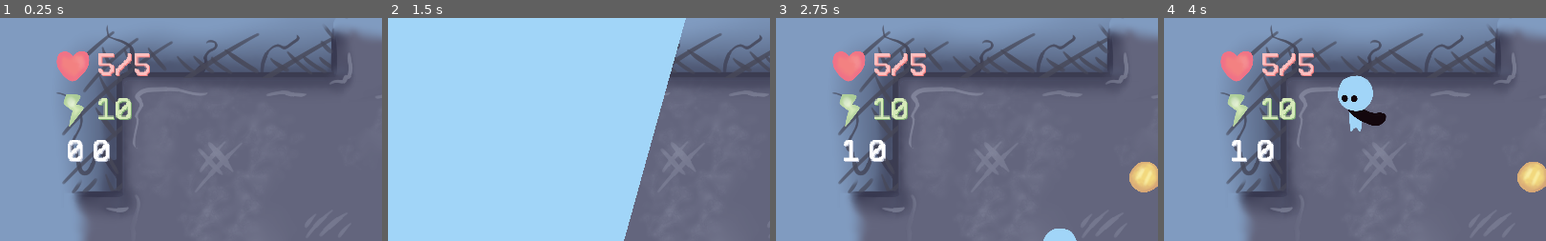
Above: before the commit, frames 1-4 (left to right).
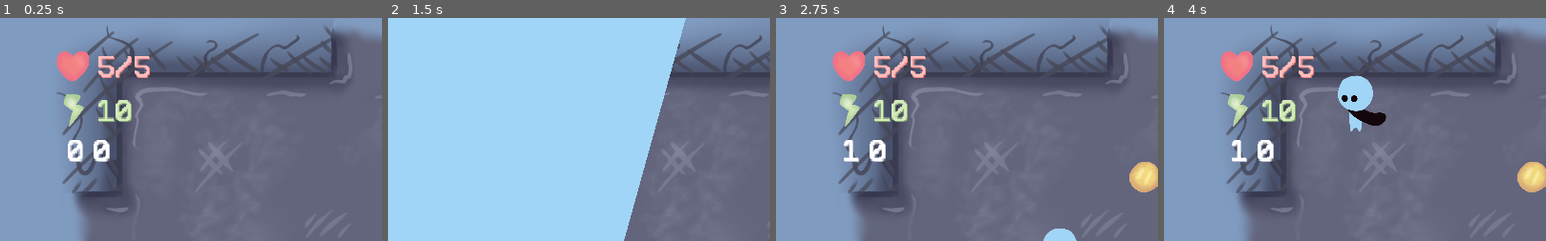
Above: after the commit, the same moments.

Repository: bucketfish/box-arena
Game: Godot game, scene res://base.tscn
Same seed, same stepped clock (60 frames per second), same inputs: the game is played once before the commit and once after it.
Inputs:
- Up to frame 1 (0.25 s): no input
- Up to frame 2 (1.5 s): hold Right (right) 0.53-1.28 s; tap X (attack) at 0.6, 1.35 s; hold Down (down) from 1.28 s (still down)
- Up to frame 3 (2.75 s): tap Enter at 2 s; release Down (down) at 2.03 s; hold Right (right) from 2.03 s (still down); tap Z (pickup) at 2.1 s; tap X (attack) at 2.3 s
- Up to frame 4 (4 s): release Right (right) at 2.78 s; hold Up (ui_up) 2.78-3.53 s; tap X (attack) at 2.85, 3.6 s; hold Left (left) from 3.53 s (still down)
The pictures show only the part of the screen within x 0-50%, y 0-50%; the shares and areas given below are measured in that part.

The runs differ from the first frame. In frame 1, 1.1% of the frame differs, in the area x 25-40%, y 15-47%; in frame 2, nothing differs; in frame 3, 1.1%; in frame 4, 1.1%.

Commit message:
adding/removing energy/health label effects

Diff:
--- a/base.tscn
+++ b/base.tscn
@@ -31,48 +31,12 @@
 [sub_resource type="Animation" id=13]
 length = 0.001
 tracks/0/type = "value"
-tracks/0/path = NodePath("sprite:scale")
-tracks/0/interp = 1
-tracks/0/loop_wrap = true
-tracks/0/imported = false
-tracks/0/enabled = true
-tracks/0/keys = {
-"times": PoolRealArray( 0 ),
-"transitions": PoolRealArray( 1 ),
-"update": 0,
-"values": [ Vector2( 0.16, 0.16 ) ]
-}
-tracks/1/type = "value"
-tracks/1/path = NodePath("sprite:position")
-tracks/1/interp = 1
-tracks/1/loop_wrap = true
-tracks/1/imported = false
-tracks/1/enabled = true
-tracks/1/keys = {
-"times": PoolRealArray( 0 ),
-"transitions": PoolRealArray( 1 ),
-"update": 0,
-"values": [ Vector2( -13, 25 ) ]
-}
-tracks/2/type = "value"
-tracks/2/path = NodePath("sprite:rotation_degrees")
-tracks/2/interp = 1
-tracks/2/loop_wrap = true
-tracks/2/imported = false
-tracks/2/enabled = true
-tracks/2/keys = {
-"times": PoolRealArray( 0 ),
-"transitions": PoolRealArray( 1 ),
-"update": 0,
-"values": [ 0.0 ]
-}
-tracks/3/type = "value"
-tracks/3/path = NodePath(".:modulate")
-tracks/3/interp = 1
-tracks/3/loop_wrap = true
-tracks/3/imported = false
-tracks/3/enabled = true
-tracks/3/keys = {
+tracks/0/path = NodePath(".:modulate")
+tracks/0/interp = 1
+tracks/0/loop_wrap = true
+tracks/0/imported = false
+tracks/0/enabled = true
+tracks/0/keys = {
 "times": PoolRealArray( 0 ),
 "transitions": PoolRealArray( 1 ),
 "update": 0,
@@ -85,36 +49,12 @@
 loop = true
 step = 0.05
 tracks/0/type = "value"
-tracks/0/path = NodePath("sprite:scale")
-tracks/0/interp = 1
-tracks/0/loop_wrap = true
-tracks/0/imported = false
-tracks/0/enabled = true
-tracks/0/keys = {
-"times": PoolRealArray( 0, 0.1, 0.25, 0.4 ),
-"transitions": PoolRealArray( 1, 1, 1, 1 ),
-"update": 0,
-"values": [ Vector2( 0.16, 0.16 ), Vector2( 0.2, 0.2 ), Vector2( 0.2, 0.2 ), Vector2( 0.16, 0.16 ) ]
-}
-tracks/1/type = "value"
-tracks/1/path = NodePath("sprite:rotation_degrees")
-tracks/1/interp = 1
-tracks/1/loop_wrap = true
-tracks/1/imported = false
-tracks/1/enabled = true
-tracks/1/keys = {
-"times": PoolRealArray( 0, 0.05, 0.1, 0.15, 0.2, 0.25, 0.3, 0.35, 0.4 ),
-"transitions": PoolRealArray( 1, 1, 1, 1, 1, 1, 1, 1, 1 ),
-"update": 0,
-"values": [ 0.0, -30.0, 30.0, -30.0, 30.0, -30.0, 30.0, -30.0, 0.0 ]
-}
-tracks/2/type = "value"
-tracks/2/path = NodePath(".:modulate")
-tracks/2/interp = 1
-tracks/2/loop_wrap = true
-tracks/2/imported = false
-tracks/2/enabled = true
-tracks/2/keys = {
+tracks/0/path = NodePath(".:modulate")
+tracks/0/interp = 1
+tracks/0/loop_wrap = true
+tracks/0/imported = false
+tracks/0/enabled = true
+tracks/0/keys = {
 "times": PoolRealArray( 0, 0.15, 0.25, 0.4 ),
 "transitions": PoolRealArray( 1, 1, 1, 1 ),
 "update": 0,
@@ -309,16 +249,29 @@
 "_edit_use_anchors_": false
 }
 
-[node name="sprite" type="Sprite" parent="gui/bars/health"]
-position = Vector2( -13, 25 )
+[node name="hbox" type="HBoxContainer" parent="gui/bars/health"]
+margin_left = -33.0
+margin_top = 5.0
+margin_right = 7.0
+margin_bottom = 45.0
+__meta__ = {
+"_edit_use_anchors_": false
+}
+
+[node name="icon" type="Control" parent="gui/bars/health/hbox"]
+margin_right = 40.0
+margin_bottom = 40.0
+rect_min_size = Vector2( 40, 40 )
+
+[node name="sprite" type="Sprite" parent="gui/bars/health/hbox/icon"]
+position = Vector2( 20, 20 )
 scale = Vector2( 0.16, 0.16 )
 texture = ExtResource( 13 )
 
-[node name="value" type="Label" parent="gui/bars/health"]
-margin_left = 11.0
-margin_top = 4.0
-margin_right = 74.0
-margin_bottom = 48.0
+[node name="value" type="Label" parent="gui/bars/health/hbox"]
+margin_left = 44.0
+margin_right = 63.0
+margin_bottom = 39.0
 custom_colors/font_color = Color( 1, 0.752941, 0.752941, 1 )
 custom_colors/font_color_shadow = Color( 0.956863, 0.509804, 0.509804, 1 )
 custom_fonts/font = SubResource( 11 )
@@ -326,6 +279,12 @@
 __meta__ = {
 "_edit_use_anchors_": false
 }
+
+[node name="plus" type="Control" parent="gui/bars/health/hbox"]
+margin_left = 67.0
+margin_right = 67.0
+margin_bottom = 40.0
+size_flags_horizontal = 3
 
 [node name="energy" type="Control" parent="gui/bars"]
 margin_left = 88.0
@@ -336,16 +295,34 @@
 "_edit_use_anchors_": false
 }
 
-[node name="sprite" type="Sprite" parent="gui/bars/energy"]
-position = Vector2( -13, 25 )
+[node name="anim" type="AnimationPlayer" parent="gui/bars/energy"]
+anims/RESET = SubResource( 13 )
+anims/no_energy = SubResource( 14 )
+
+[node name="hbox" type="HBoxContainer" parent="gui/bars/energy"]
+margin_left = -33.0
+margin_top = 5.0
+margin_right = 162.0
+margin_bottom = 45.0
+rect_min_size = Vector2( 200, 40 )
+__meta__ = {
+"_edit_use_anchors_": false
+}
+
+[node name="icon" type="Control" parent="gui/bars/energy/hbox"]
+margin_right = 40.0
+margin_bottom = 40.0
+rect_min_size = Vector2( 40, 40 )
+
+[node name="sprite" type="Sprite" parent="gui/bars/energy/hbox/icon"]
+position = Vector2( 20, 20 )
 scale = Vector2( 0.16, 0.16 )
 texture = ExtResource( 11 )
 
-[node name="value" type="Label" parent="gui/bars/energy"]
-margin_left = 11.0
-margin_top = 4.0
-margin_right = 74.0
-margin_bottom = 48.0
+[node name="value" type="Label" parent="gui/bars/energy/hbox"]
+margin_left = 44.0
+margin_right = 63.0
+margin_bottom = 39.0
 custom_colors/font_color = Color( 0.843137, 0.921569, 0.729412, 1 )
 custom_colors/font_color_shadow = Color( 0.494118, 0.678431, 0.45098, 1 )
 custom_fonts/font = SubResource( 11 )
@@ -354,9 +331,11 @@
 "_edit_use_anchors_": false
 }
 
-[node name="anim" type="AnimationPlayer" parent="gui/bars/energy"]
-anims/RESET = SubResource( 13 )
-anims/no_energy = SubResource( 14 )
+[node name="plus" type="Control" parent="gui/bars/energy/hbox"]
+margin_left = 67.0
+margin_right = 200.0
+margin_bottom = 40.0
+size_flags_horizontal = 3
 
 [node name="shade" type="Control" parent="gui"]
 visible = false
--- /dev/null
+++ b/effects/bar_add_val.tscn
@@ -0,0 +1,78 @@
+[gd_scene load_steps=5 format=2]
+
+[ext_resource path="res://Retron2000.ttf" type="DynamicFontData" id=1]
+
+[sub_resource type="DynamicFont" id=16]
+size = 20
+font_data = ExtResource( 1 )
+
+[sub_resource type="Animation" id=17]
+length = 0.001
+tracks/0/type = "value"
+tracks/0/path = NodePath(".:rect_position")
+tracks/0/interp = 1
+tracks/0/loop_wrap = true
+tracks/0/imported = false
+tracks/0/enabled = true
+tracks/0/keys = {
+"times": PoolRealArray( 0 ),
+"transitions": PoolRealArray( 1 ),
+"update": 0,
+"values": [ Vector2( 0, 16 ) ]
+}
+tracks/1/type = "value"
+tracks/1/path = NodePath(".:modulate")
+tracks/1/interp = 1
+tracks/1/loop_wrap = true
+tracks/1/imported = false
+tracks/1/enabled = true
+tracks/1/keys = {
+"times": PoolRealArray( 0 ),
+"transitions": PoolRealArray( 1 ),
+"update": 0,
+"values": [ Color( 1, 1, 1, 0 ) ]
+}
+
+[sub_resource type="Animation" id=18]
+resource_name = "show"
+length = 0.1
+tracks/0/type = "value"
+tracks/0/path = NodePath(".:rect_position")
+tracks/0/interp = 1
+tracks/0/loop_wrap = true
+tracks/0/imported = false
+tracks/0/enabled = true
+tracks/0/keys = {
+"times": PoolRealArray( 0, 0.1 ),
+"transitions": PoolRealArray( 1, 1 ),
+"update": 0,
+"values": [ Vector2( 0, 16 ), Vector2( 0, 0 ) ]
+}
+tracks/1/type = "value"
+tracks/1/path = NodePath(".:modulate")
+tracks/1/interp = 1
+tracks/1/loop_wrap = true
+tracks/1/imported = false
+tracks/1/enabled = true
+tracks/1/keys = {
+"times": PoolRealArray( 0, 0.1 ),
+"transitions": PoolRealArray( 1, 1 ),
+"update": 0,
+"values": [ Color( 1, 1, 1, 0 ), Color( 1, 1, 1, 1 ) ]
+}
+
+[node name="add" type="Label"]
+modulate = Color( 1, 1, 1, 0 )
+margin_top = 16.0
+margin_right = 40.0
+margin_bottom = 52.8462
+custom_fonts/font = SubResource( 16 )
+text = "+5"
+valign = 1
+__meta__ = {
+"_edit_use_anchors_": false
+}
+
+[node name="anim" type="AnimationPlayer" parent="."]
+anims/RESET = SubResource( 17 )
+anims/show = SubResource( 18 )
--- a/functions.gd
+++ b/functions.gd
@@ -38,8 +38,6 @@
 		Persistent.places[coords] = []
 
 
-		print(Data.bosslist[str(boss_level)][randi()%Data.bosslist[str(boss_level)].size()])
-
 		boss = Data.bosslist[str(boss_level)][randi()%Data.bosslist[str(boss_level)].size()]
 
 		Persistent.genbosses[coords] = {
--- a/gui/bars.gd
+++ b/gui/bars.gd
@@ -1,12 +1,19 @@
 extends Control
 
 
-onready var health = $health/value
-onready var energy = $energy/value
+onready var health = $health/hbox/value
+onready var energy = $energy/hbox/value
+onready var health_plus = $health/hbox/plus
+onready var energy_plus = $energy/hbox/plus
 onready var anim = $energy/anim
+
+var add = preload("res://effects/bar_add_val.tscn")
 
 var col_pos_top = "#d7ebba"
 var col_pos_back = "#7ead73"
+
+var curhealth = 5
+var curenergy = 10
 
 func _ready():
 	update_bars()
@@ -16,7 +23,47 @@
 	health.text = str(Persistent.health) + '/' + str(Persistent.max_health)
 	energy.text = str(Persistent.energy)
 
+	if Persistent.health != curhealth:
+		var curadd = add.instance()
+		if Persistent.health - curhealth > 0:
+			curadd.text = "+" + str(Persistent.health - curhealth)
+		else:
+			curadd.text = str(Persistent.health - curhealth)
+
+		curadd.rect_position = Vector2()
+		health_plus.add_child(curadd)
+		curhealth = Persistent.health
+		curadd.get_node("anim").play("show")
+		yield(get_tree().create_timer(0.5), "timeout")
+		curadd.queue_free()
+
+
+	if Persistent.energy != curenergy:
+		var curadd = add.instance()
+		if Persistent.energy - curenergy > 0:
+			curadd.text = "+" + str(Persistent.energy - curenergy)
+		else:
+			curadd.text = str(Persistent.energy - curenergy)
+
+		curadd.rect_position = Vector2()
+
+		energy_plus.add_child(curadd)
+		curenergy = Persistent.energy
+
+		curadd.get_node("anim").play("show")
+		yield(get_tree().create_timer(0.5), "timeout")
+
+		curadd.queue_free()
+
+
 	if Persistent.energy <= 0:
 		anim.play("no_energy")
 	else:
 		anim.play("RESET")
+
+
+func no_energy():
+	anim.get_animation("no_energy").set_loop(false)
+	anim.play("no_energy")
+	yield(anim, "animation_finished")
+	anim.get_animation("no_energy").set_loop(true)
--- a/monsters/monster.gd
+++ b/monsters/monster.gd
@@ -62,7 +62,7 @@
 
 
 func _physics_process(delta):
-	if base.state != "play" || base.boss_move == false:
+	if !base.state in ["play", "inv"] || base.boss_move == false:
 		return
 
 	knockback = lerp(knockback, Vector2(), friction * delta * 10)
--- a/persistent.gd
+++ b/persistent.gd
@@ -24,7 +24,7 @@
 				Vector2(-10, -10): {'name': 'puffpuffiepuff', 'alive': true}}
 var seenbosses = []
 
-var carrying = ["wooden stick"] setget sort_inv
+var carrying = ["wooden stick", "cookie", "cookie", "cookie", "cookie"] setget sort_inv
 
 var health = 5
 var energy = 10
--- a/player/player.gd
+++ b/player/player.gd
@@ -70,6 +70,9 @@
 	# attack animation
 	if Input.is_action_just_pressed('attack') && canmove && Persistent.weapon && Persistent.energy >= abs(Data.items[Persistent.weapon]["energy"]):
 		state = "attack"
+
+	elif Input.is_action_just_pressed('attack') && canmove && Persistent.weapon && Persistent.energy < abs(Data.items[Persistent.weapon]["energy"]) && Persistent.energy > 0:
+		bars.no_energy()
 
 
 	anim.travel(state)
